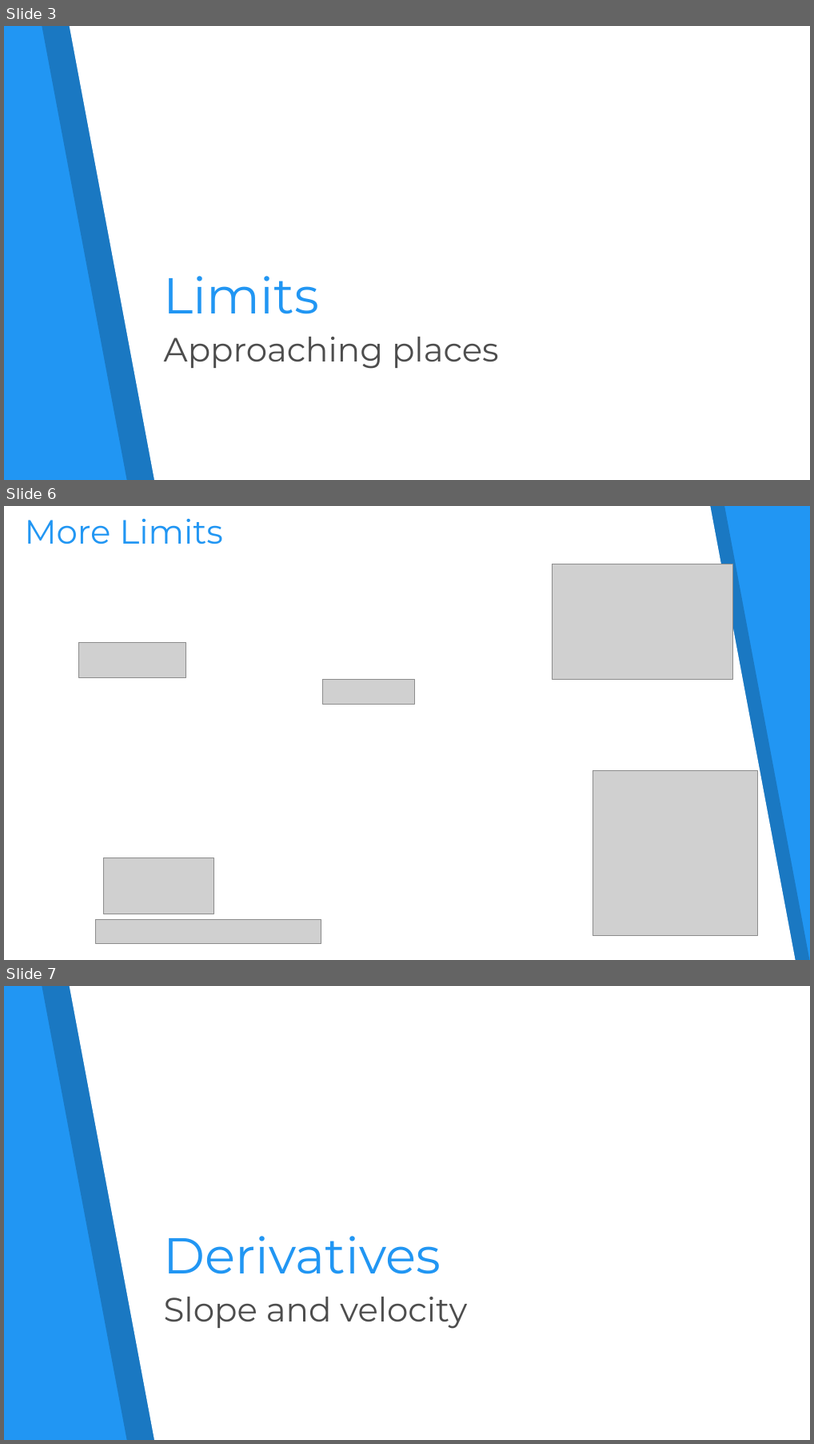
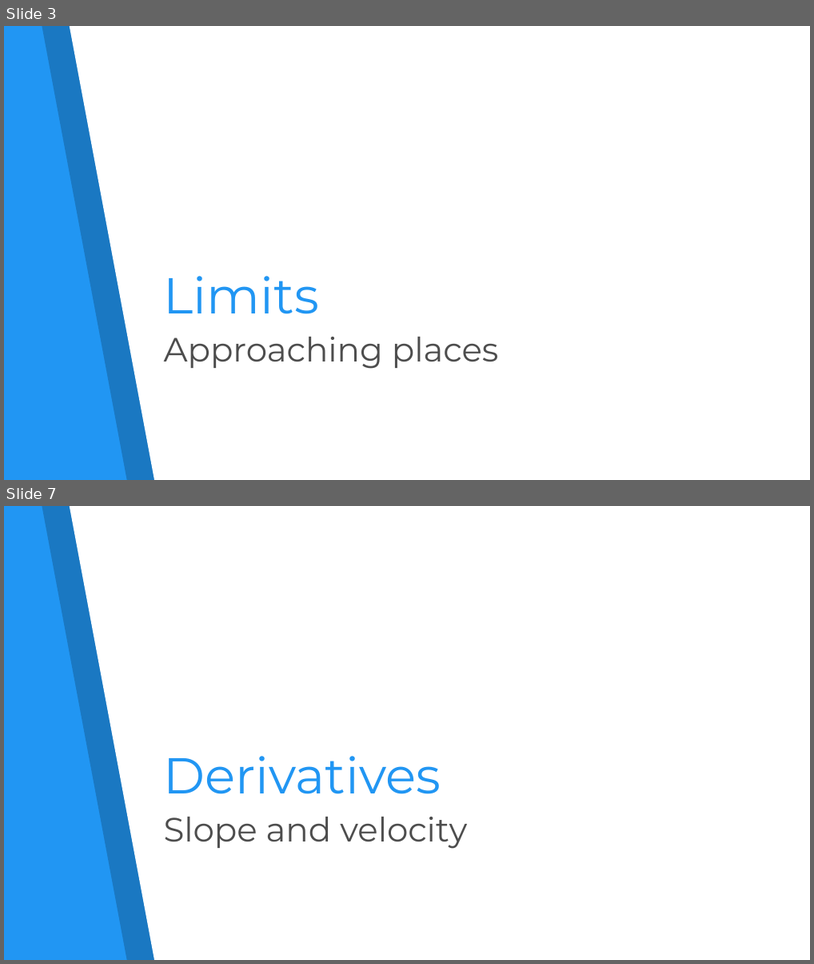
Before and after one commit to aquaruiz/Math_Concepts, a slide deck: 08. Calculus-Exercise/07. Calculus.pptx. Shown one above the other, each under a label of ours: slides 3, 6 and 7 before the commit, slides 3 and 7 after it; the slides between them are not shown. The pictures are 814x1444 and 814x964 pixels, drawn with LibreOffice and Linux fonts; fonts in the diff are those of the drawing; grey boxes stand for pictures. Boxes give left, top, right and bottom in pixels: in the first picture for what was removed or moved away, otherwise in the second. Text is boxed around its words. In the diff, an @@ line names an element or a change of style, - is before the commit and + after.

```diff
--- a/08. Calculus-Exercise/07. Calculus.pptx
+++ b/08. Calculus-Exercise/07. Calculus.pptx
@@ slide 6 removed at (4,506,810,960), background #2196F3 @@
@@ freeform shape removed at (4,506,810,960) @@
@@ freeform shape removed at (4,506,796,960) @@
@@ title removed at (25,519,223,544) @@
-More Limits
@@ picture removed at (553,564,733,679) @@
@@ picture removed at (79,642,186,678) @@
@@ picture removed at (323,680,414,704) @@
@@ picture removed at (594,770,759,936) @@
@@ picture removed at (104,857,214,914) @@
@@ picture removed at (96,919,322,944) @@
```
Also in this commit, not shown: 19 slides changed, 6 slides added, 5 other slides removed.
